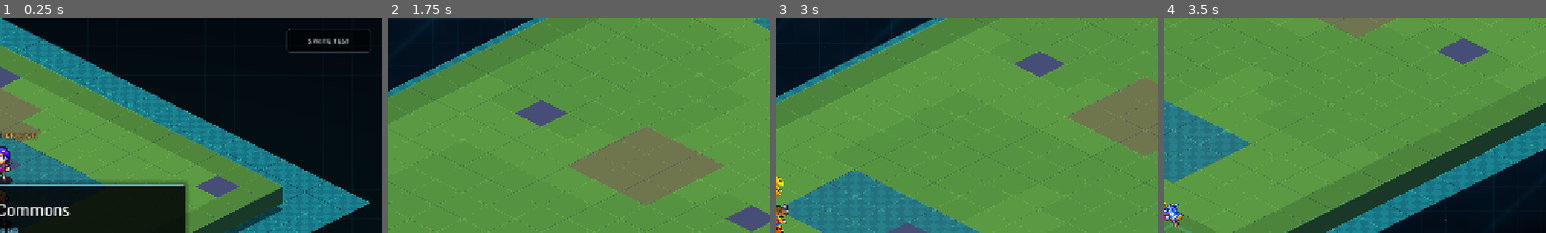
Above: before the commit, frames 1-4 (left to right).
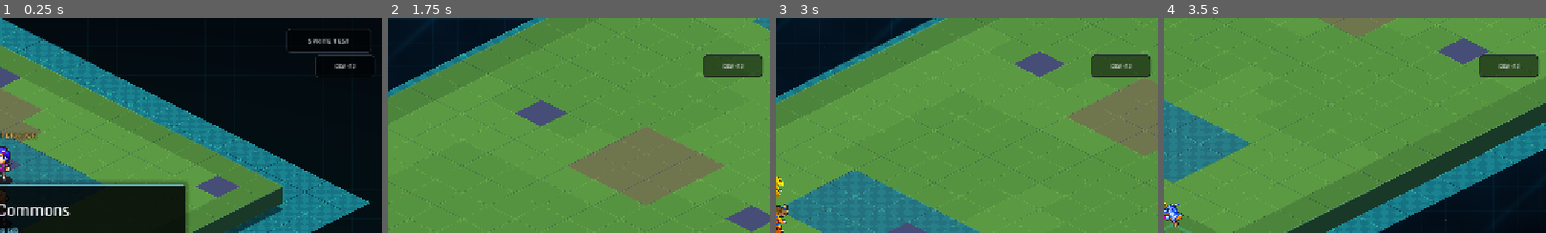
Above: after the commit, the same moments.

Repository: EwertonMendes/DigiGame
Game: Godot game, scene res://scenes/world/hub.tscn
Two runs of this game, one before a commit and one after it. Both use one fixed random seed, a clock stepped at 60 frames per second and the inputs below.
Inputs (mouse positions are % of the whole screen's width and height, from its top left):
- Up to frame 1 (0.25 s): no input
- Up to frame 2 (1.75 s): tap Enter (ui_accept) at 0.5, 0.77 s; move the mouse to (72, 45) at 0.52 s; hold Right (ui_right) 0.53-1.25 s; tap Mouse wheel down (wheel_down) at 0.6 s; click (72, 45) at 0.67 s; drag from (30, 55) to (45, 70) at 1.27 s
- Up to frame 3 (3 s): move the mouse to (60, 28) at 2.02 s; hold Right (ui_right) 2.03-2.75 s; tap Backspace at 2.1 s; drag from (45, 70) to (20, 35) at 2.77 s
- Up to frame 4 (3.5 s): no input
The pictures show only the part of the screen within x 50-100%, y 0-50%; the shares and areas given below are measured in that part.

The runs differ from the first frame. In frame 1, 0.3% of the frame differs, in the area x 82-98%, y 16-28%; in frame 2, 1.6%; in frame 3, 1.6%; in frame 4, 1.6%.
Error before the commit: Parse Error: Cannot infer the type of "resource_state" variable because the value doesn't have a set type. (res://src/debug/DeveloperToolkit.gd:816)
Error after the commit: Invalid assignment of property or key 'explosiveness_ratio' with value of type 'float' on a base object of type 'CPUParticles2D'. (res://src/battle/DigimonBatt…

Commit message:
fix(debug): type storage resource preset selection

Diff:
--- a/src/debug/DeveloperToolkit.gd
+++ b/src/debug/DeveloperToolkit.gd
@@ -813,7 +813,7 @@
 	if _spawn_species_seed.is_empty():
 		_status.text = "Choose a Digimon species first."
 		return
-	var resource_state := ["full", "critical", "empty", "custom"][_spawn_resource_state.selected]
+	var resource_state: String = String(["full", "critical", "empty", "custom"][_spawn_resource_state.selected])
 	var instance := _roster.create_storage_instance({
 		"species_seed": _spawn_species_seed,
 		"level": int(_spawn_level.value),
